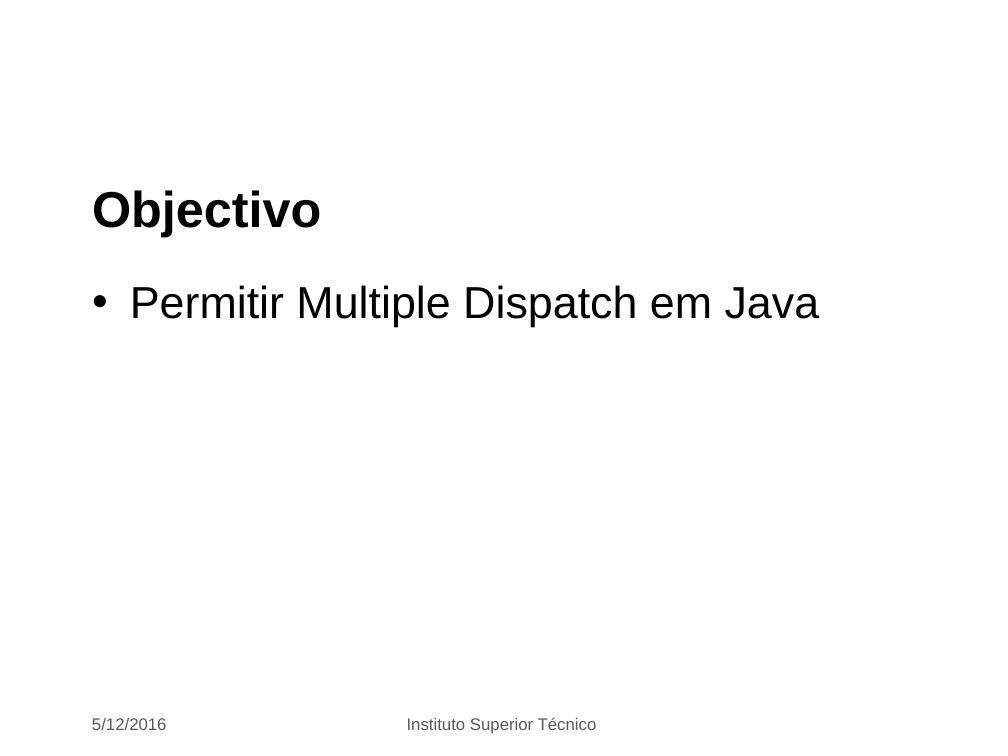
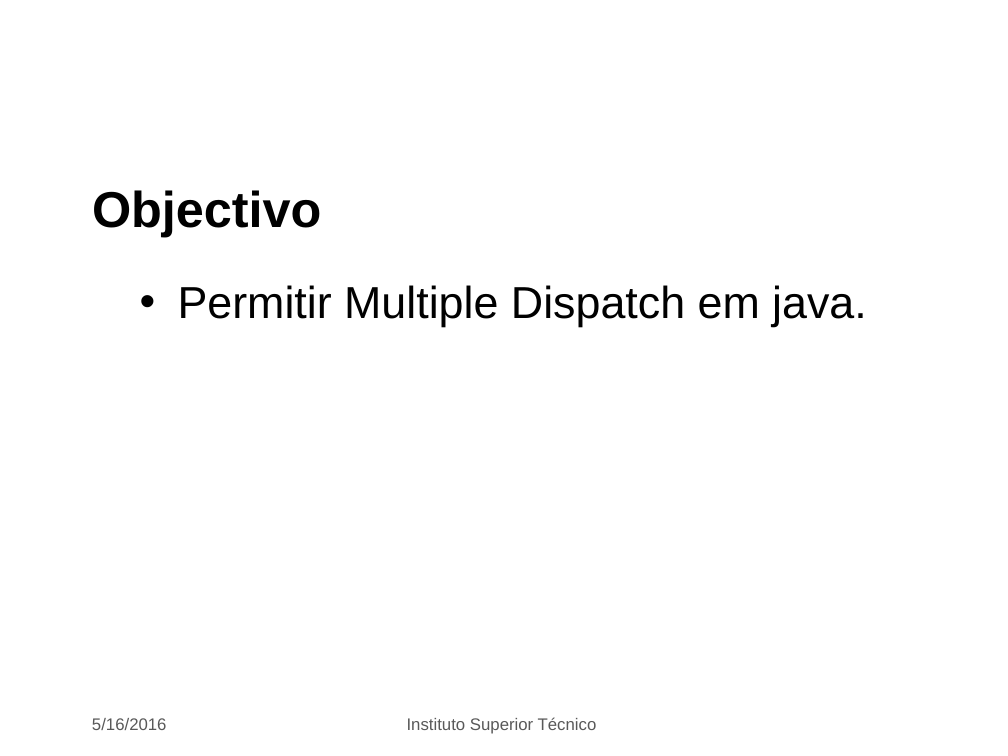
Before and after one commit to GAC27/PAva, a slide deck: slide 3 of p2.pptx. Drawn at 1008x756 pixels with LibreOffice and Linux fonts; fonts in the diff are those of the drawing; background and template pictures are left out. Boxes give left, top, right and bottom in pixels: in the first picture for what was removed or moved away, otherwise in the second. Text is boxed around its words. In the diff, an @@ line names an element or a change of style, - is before the commit and + after.

```diff
--- a/p2.pptx
+++ b/p2.pptx
@@ text at box(178, 285, 867, 327): text changed @@
-• Permitir Multiple Dispatch em Java
+• Permitir Multiple Dispatch em java.
@@ text at box(92, 718, 167, 730): text changed @@
-5/12/2016
+5/16/2016
```
Also in this commit, not shown: 16 other slides changed, 3 other files.
